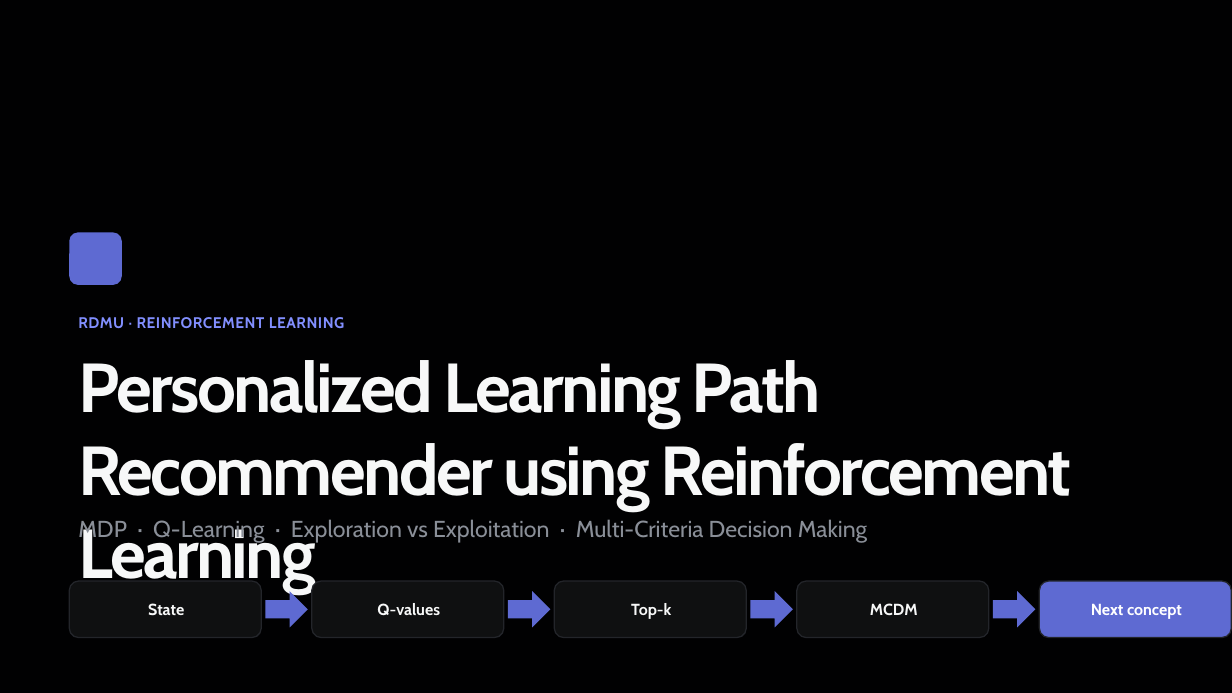
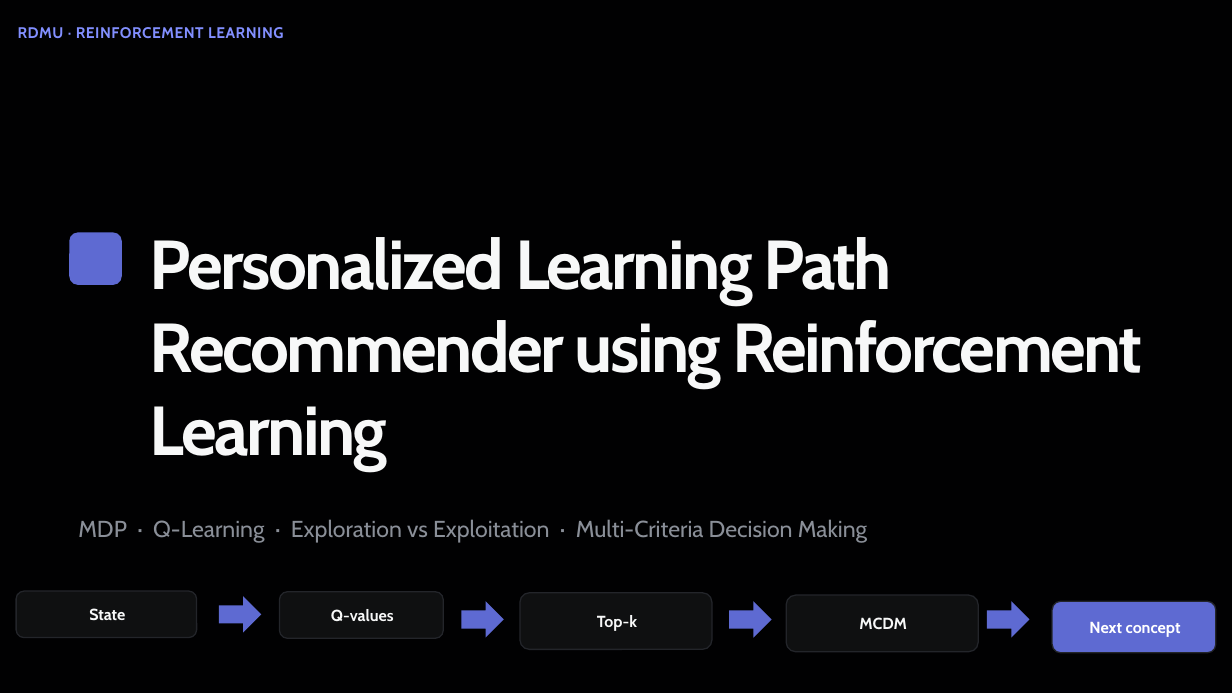
Before and after one commit to advait666202/Learning-Path-Recommender, a slide deck: slide 1 of presentation/RDMU_Learning_Path_Recommender.pptx. Drawn at 1232x693 pixels with LibreOffice and Linux fonts; fonts in the diff are those of the drawing. Boxes give left, top, right and bottom in pixels: in the first picture for what was removed or moved away, otherwise in the second. Text is boxed around its words. In the diff, an @@ line names an element or a change of style, - is before the commit and + after.

Commit message:
ppt chnanges

```diff
--- a/presentation/RDMU_Learning_Path_Recommender.pptx
+++ b/presentation/RDMU_Learning_Path_Recommender.pptx
@@ text "RDMU · REINFORCEMENT LEARNING": place and size @@
-text "RDMU · REINFORCEMENT LEARNING" at <box>78,317,344,328</box>
+text "RDMU · REINFORCEMENT LEARNING" at <box>18,27,283,38</box>
@@ text "Personalized Learning Path": place and size @@
-text "Personalized Learning Path" at <box>78,360,1072,594</box>
+text "Personalized Learning Path" at <box>150,237,1143,471</box>
@@ rounded rectangle "State": place and size @@
-rounded rectangle "State" at <box>69,581,262,638</box>
+rounded rectangle "State" at <box>16,592,196,638</box>
@@ right arrow: place and size @@
-right arrow at <box>265,592,308,628</box>
+right arrow at <box>219,596,262,632</box>
@@ rounded rectangle "Q-values": place and size @@
-rounded rectangle "Q-values" at <box>311,581,504,638</box>
+rounded rectangle "Q-values" at <box>279,592,443,638</box>
@@ rounded rectangle "Top-k": place and size @@
-rounded rectangle "Top-k" at <box>555,581,747,638</box>
+rounded rectangle "Top-k" at <box>520,593,713,650</box>
@@ rounded rectangle "MCDM": place and size @@
-rounded rectangle "MCDM" at <box>797,581,989,638</box>
+rounded rectangle "MCDM" at <box>787,595,979,652</box>
@@ right arrow: place and size @@
-right arrow at <box>508,592,551,628</box>
+right arrow at <box>461,602,504,638</box>
@@ right arrow: place and size @@
-right arrow at <box>750,592,793,628</box>
+right arrow at <box>729,602,772,638</box>
@@ right arrow: place and size @@
-right arrow at <box>994,592,1036,628</box>
+right arrow at <box>987,602,1030,638</box>
@@ rounded rectangle "Next concept": place and size @@
-rounded rectangle "Next concept" at <box>1040,581,1232,638</box>
+rounded rectangle "Next concept" at <box>1053,602,1216,653</box>
```
